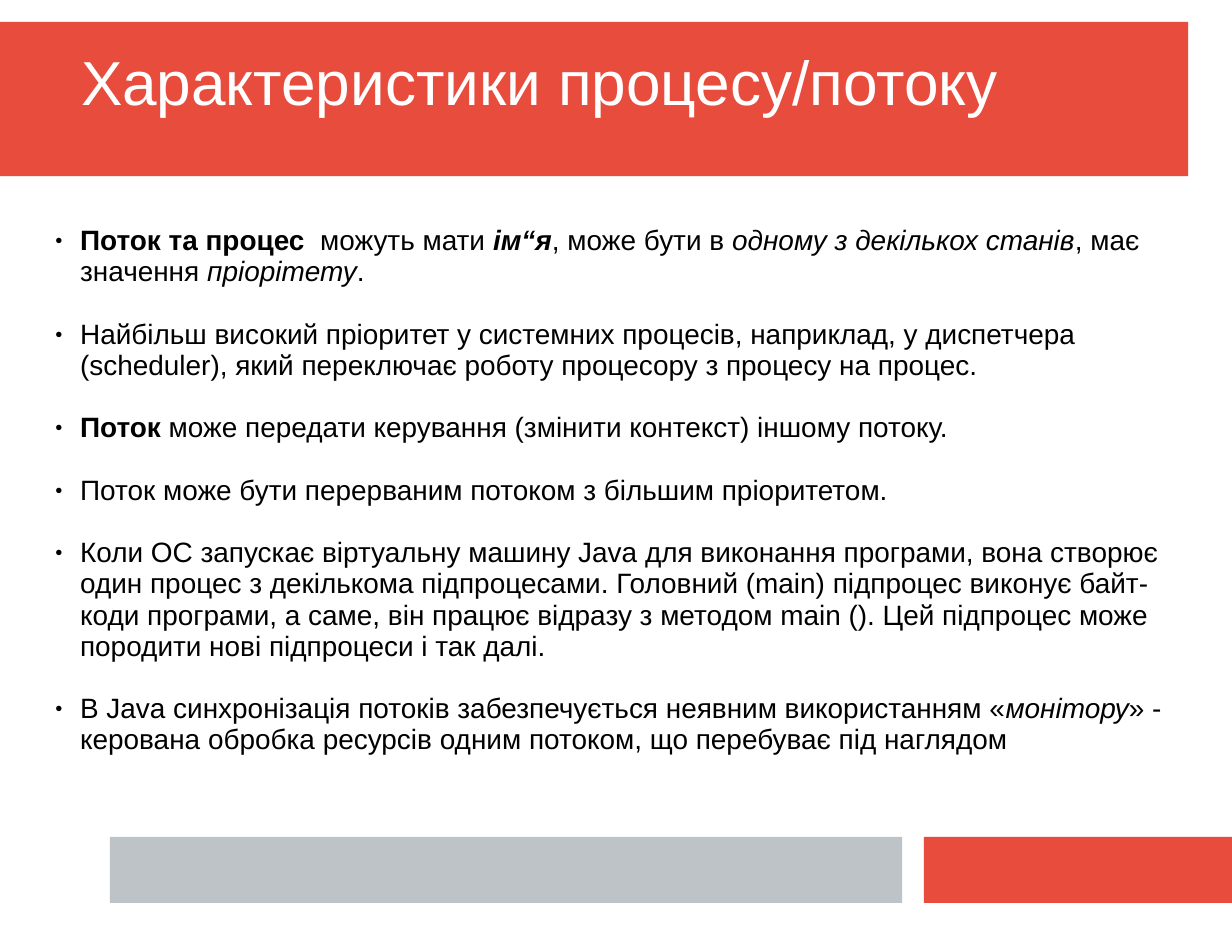
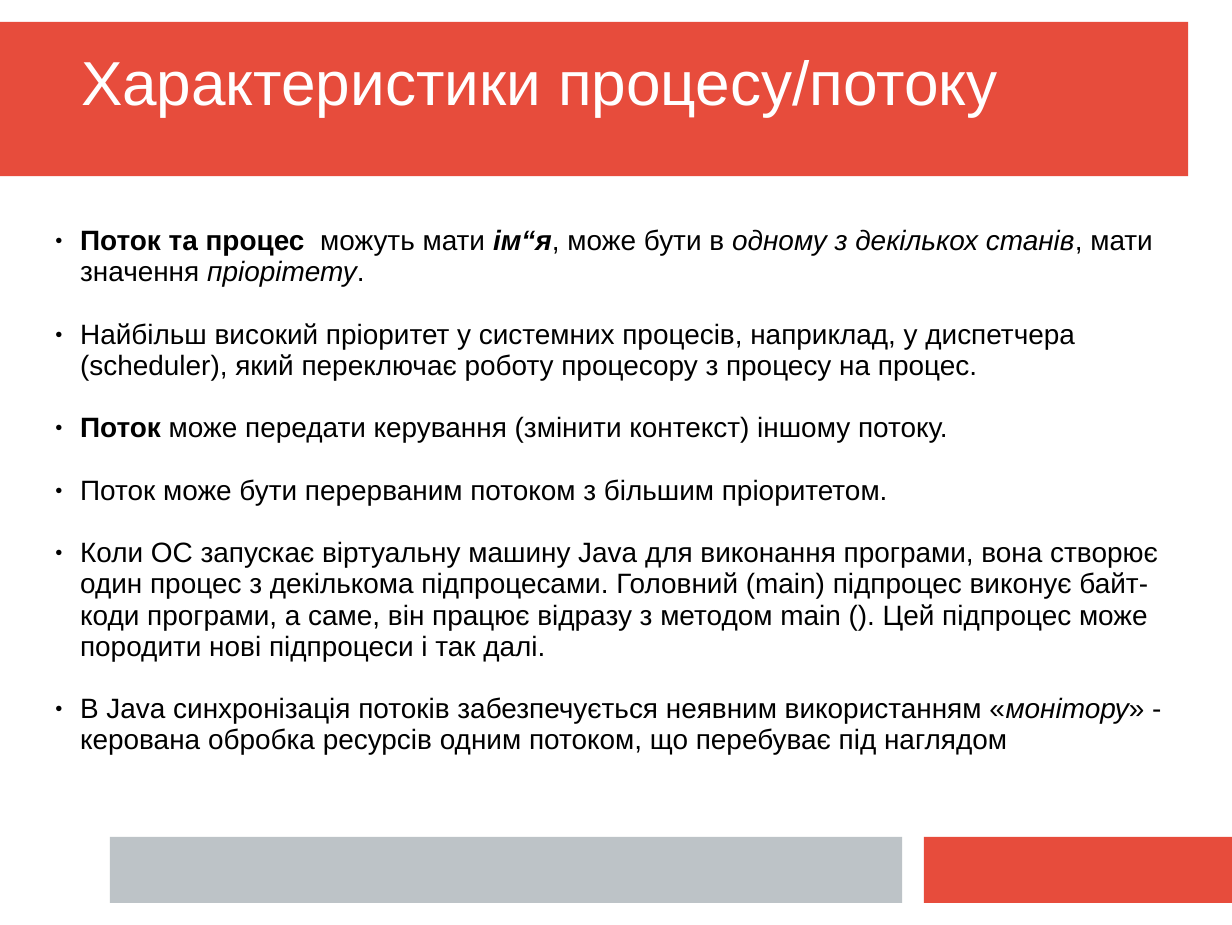
Before and after one commit to mecchmatProjects/JavaCourse, a slide deck: slide 5 of L10_Multi/JavaTutorUkr10.ppt. Drawn at 1232x925 pixels with LibreOffice and Linux fonts; fonts in the diff are those of the drawing. Boxes give left, top, right and bottom in pixels: in the first picture for what was removed or moved away, otherwise in the second. Text is boxed around its words. In the diff, an @@ line names an element or a change of style, - is before the commit and + after.

```diff
--- a/L10_Multi/JavaTutorUkr10.ppt
+++ b/L10_Multi/JavaTutorUkr10.ppt
@@ text at [80, 229, 1153, 287]: text changed @@
-● Поток та процес можуть мати ім“я, може бути в одному з декількох станів, має значення пріорітету.
+● Поток та процес можуть мати ім“я, може бути в одному з декількох станів, мати значення пріорітету.
```
Also in this commit, not shown: 18 other slides changed, 36 slides added, 6 other files.
